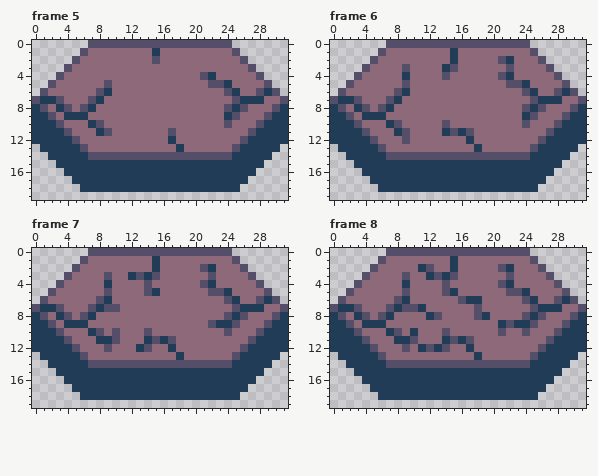
Two versions of one pixel-art file, src/Art/coloured-hex-craking.aseprite. Above: the version before the commit.
32x20 pixels, 9 frames. Shown: frame 5, frame 6, frame 7, frame 8. The commit also changed other frames, which this record leaves out.
New version:
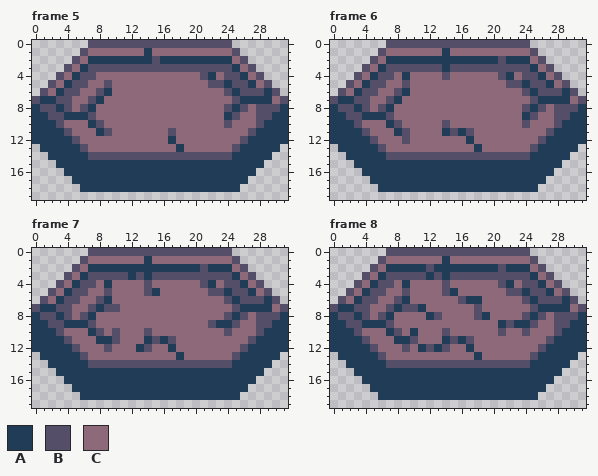
Palette (. is transparent): A #203c56  B #544e68  C #8d697a
The exact change:
--- frame 5, layers "Group 1/cracks", "Group 1/face"
@@ x 0..31 @@
  0 .......BBBBBBBBBBBBBBBBBB.......
- 1 ......BCCCCCCCCACCCCCCCCCB......
- 2 .....BCCCCCCCCCBCCCCCCCCCCB.....
- 3 ....BCCCCCCCCCCCCCCCCCCCCCCB....
- 4 ...BCCCCCCCCCCCCCCCCCBACCCCCB...
- 5 ..BCCCCCCBCCCCCCCCCCCCBBACCCCB..
- 6 .BCCCCCCBACCCCCCCCCCCCCCBACCBAB.
- 7 BAABCCCBACCCCCCCCCCCCCCCCBAAACCB
- 8 ABCABCBACCCCCCCCCCCCCCCCBABCCCBA
- 9 AABCAAACCCCCCCCCCCCCCCCCABCCCBAA
+ 1 ......BCCCCCCCACCCCCCCCCCB......
+ 2 .....BCAAAAAAAABAAAAAAAAACB.....
+ 3 ....BCABBBBBBBBBBBBBBBBBBACB....
+ 4 ...BCABBCCCCCCCCCCCCCBACBBACB...
+ 5 ..BCABBCCBCCCCCCCCCCCCBBABBACB..
+ 6 .BCABBCCBACCCCCCCCCCCCCCBABBBAB.
+ 7 BAABBCCBACCCCCCCCCCCCCCCCBAAAACB
+ 8 ABBABCBACCCCCCCCCCCCCCCCBABCBBBA
+ 9 AABBAAABCCCCCCCCCCCCCCCCABCCBBAA
 10 AAABCCCABCCCCCCCCCCCCCCCBCCCBAAA
--- frame 6, layers "Group 1/cracks", "Group 1/face"
@@ x 0..31 @@
  0 .......BBBBBBBBBBBBBBBBBB.......
- 1 ......BCCCCCCCCACCCCCCCCCB......
- 2 .....BCCCCCCCCCACCCCCBACCCB.....
- 3 ....BCCCCBCCCCABCCCCCCBCCCCB....
- 4 ...BCCCCCACCCCBCCCCCCBACCCCCB...
- 5 ..BCCCCCCBCCCCCCCCCCCCBBACCCCB..
- 6 .BCCCCCCBACCCCCCCCCCCCCCBACCBAB.
- 7 BAABCCCBACCCCCCCCCCCCCCCCBAAACCB
- 8 ABCABCBACCCCCCCCCCCCCCCCBABCCCBA
- 9 AABCAAACCCCCCCCCCCCCCCCCABCCCBAA
+ 1 ......BCCCCCCCACCCCCCCCCCB......
+ 2 .....BCAAAAAAAAAAAAAABAAACB.....
+ 3 ....BCABBBBBBBABBBBBBBBBBACB....
+ 4 ...BCABBCACCCCBCCCCCCBACBBACB...
+ 5 ..BCABBCCBCCCCCCCCCCCCBBABBACB..
+ 6 .BCABBCCBACCCCCCCCCCCCCCBABBBAB.
+ 7 BAABBCCBACCCCCCCCCCCCCCCCBAAAACB
+ 8 ABBABCBACCCCCCCCCCCCCCCCBABCBBBA
+ 9 AABBAAABCCCCCCCCCCCCCCCCABCCBBAA
 10 AAABCCCABCCCCCBCCCCCCCCCBCCCBAAA
--- frame 7, layers "Group 1/cracks", "Group 1/face"
@@ x 0..31 @@
  0 .......BBBBBBBBBBBBBBBBBB.......
- 1 ......BCCCCCCCCACCCCCCCCCB......
- 2 .....BCCCCCCCCCACCCCCBACCCB.....
- 3 ....BCCCCBCCABABCCCCCCBCCCCB....
- 4 ...BCCCCCACCCCBCCCCCCBACCCCCB...
- 5 ..BCCCCCCBCCCCBACCCCCCBBACCCCB..
- 6 .BCCCCCCBACCCCCCCCCCCCCCBACCBAB.
- 7 BAABCCCBABBCCCCCCCCCCCCCCBAAACCB
- 8 ABCABCBACCCCCCCCCCCCCCCCBABCCCBA
- 9 AABCAAACCCCCCCCCCCCCCCBAABCCCBAA
+ 1 ......BCCCCCCCACCCCCCCCCCB......
+ 2 .....BCAAAAAAAAAAAAAABAAACB.....
+ 3 ....BCABBBBBABABBBBBBBBBBACB....
+ 4 ...BCABBCACCCCBCCCCCCBACBBACB...
+ 5 ..BCABBCCBCCCCBACCCCCCBBABBACB..
+ 6 .BCABBCCBACCCCCCCCCCCCCCBABBBAB.
+ 7 BAABBCCBABBCCCCCCCCCCCCCCBAAAACB
+ 8 ABBABCBACCCCCCCCCCCCCCCCBABCBBBA
+ 9 AABBAAABCCCCCCCCCCCCCCBAABCCBBAA
 10 AAABCCCABCBCCCBCCCCCCCCCBCCCBAAA
--- frame 8, layers "Group 1/cracks", "Group 1/face"
@@ x 0..31 @@
  0 .......BBBBBBBBBBBBBBBBBB.......
- 1 ......BCCCCCCCCACCCCCCCCCB......
- 2 .....BCCCCCABCCACCCCCBACCCB.....
- 3 ....BCCCCBCCABABCCCCCCBCCCCB....
- 4 ...BCCCCCACCCCBCCCCCCBACCCCCB...
- 5 ..BCCCCCCBCCCCBACCCCCCBBACCCCB..
- 6 .BCCCCCCBACCCCCCBAACCCCCBACCBAB.
- 7 BAABCCCBABBACCCCCCBCCCCCCBAAACCB
- 8 ABCABCBACCCCABCCCCBACCCCBABCCCBA
- 9 AABCAAACCCCCCCCCCCCCCABAABCCCBAA
+ 1 ......BCCCCCCCACCCCCCCCCCB......
+ 2 .....BCAAAAABAAAAAAAABAAACB.....
+ 3 ....BCABBBBBABABBBBBBBBBBACB....
+ 4 ...BCABBCACCCCBCCCCCCBACBBACB...
+ 5 ..BCABBCCBCCCCBACCCCCCBBABBACB..
+ 6 .BCABBCCBACCCCCCBAACCCCCBABBBAB.
+ 7 BAABBCCBABBACCCCCCBCCCCCCBAAAACB
+ 8 ABBABCBACCCCABCCCCBACCCCBABCBBBA
+ 9 AABBAAABCCCCCCCCCCCCCABAABCCBBAA
 10 AAABCCCABCACCCBCCCCCCBCCBCCCBAAA
